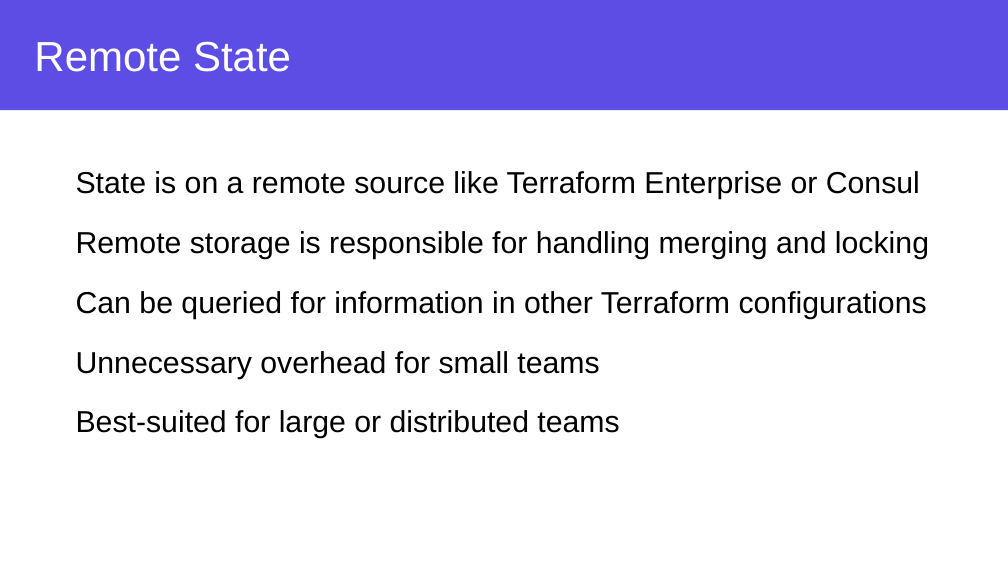
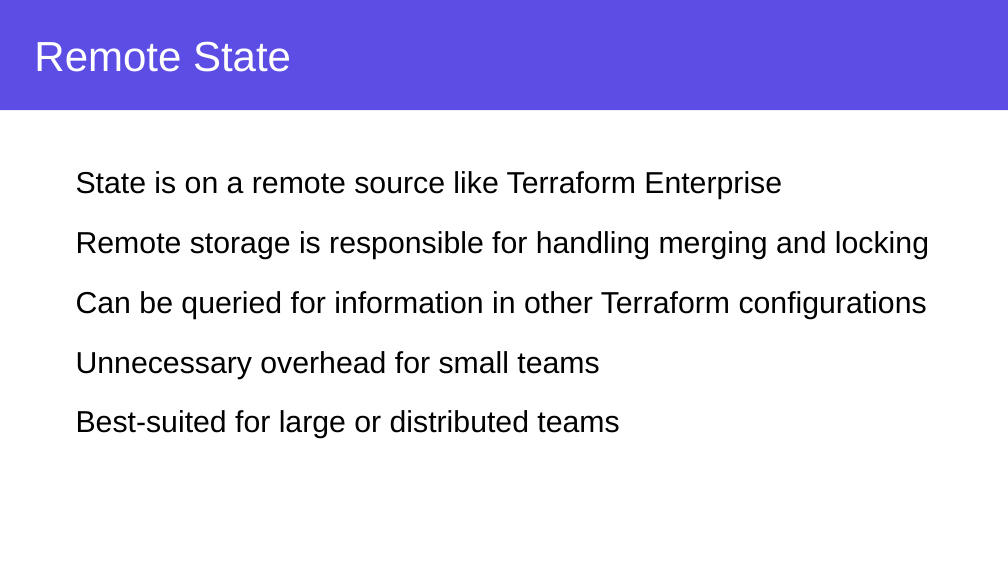
Before and after one commit to DheerajJoshi/azure-workshop-training, a slide deck: slide 12 of Slides/Azure and Terraform Workshop - Chapter 4.pptx. Drawn at 1008x567 pixels with LibreOffice and Linux fonts; fonts in the diff are those of the drawing; background and template pictures are left out. Boxes give left, top, right and bottom in pixels: in the first picture for what was removed or moved away, otherwise in the second. Text is boxed around its words. In the diff, an @@ line names an element or a change of style, - is before the commit and + after.

```diff
--- a/Slides/Azure and Terraform Workshop - Chapter 4.pptx
+++ b/Slides/Azure and Terraform Workshop - Chapter 4.pptx
@@ text at (76,171,782,199): text changed @@
-State is on a remote source like Terraform Enterprise or Consul
+State is on a remote source like Terraform Enterprise
```
Also in this commit, not shown: 3 other slides changed, 5 other files.
